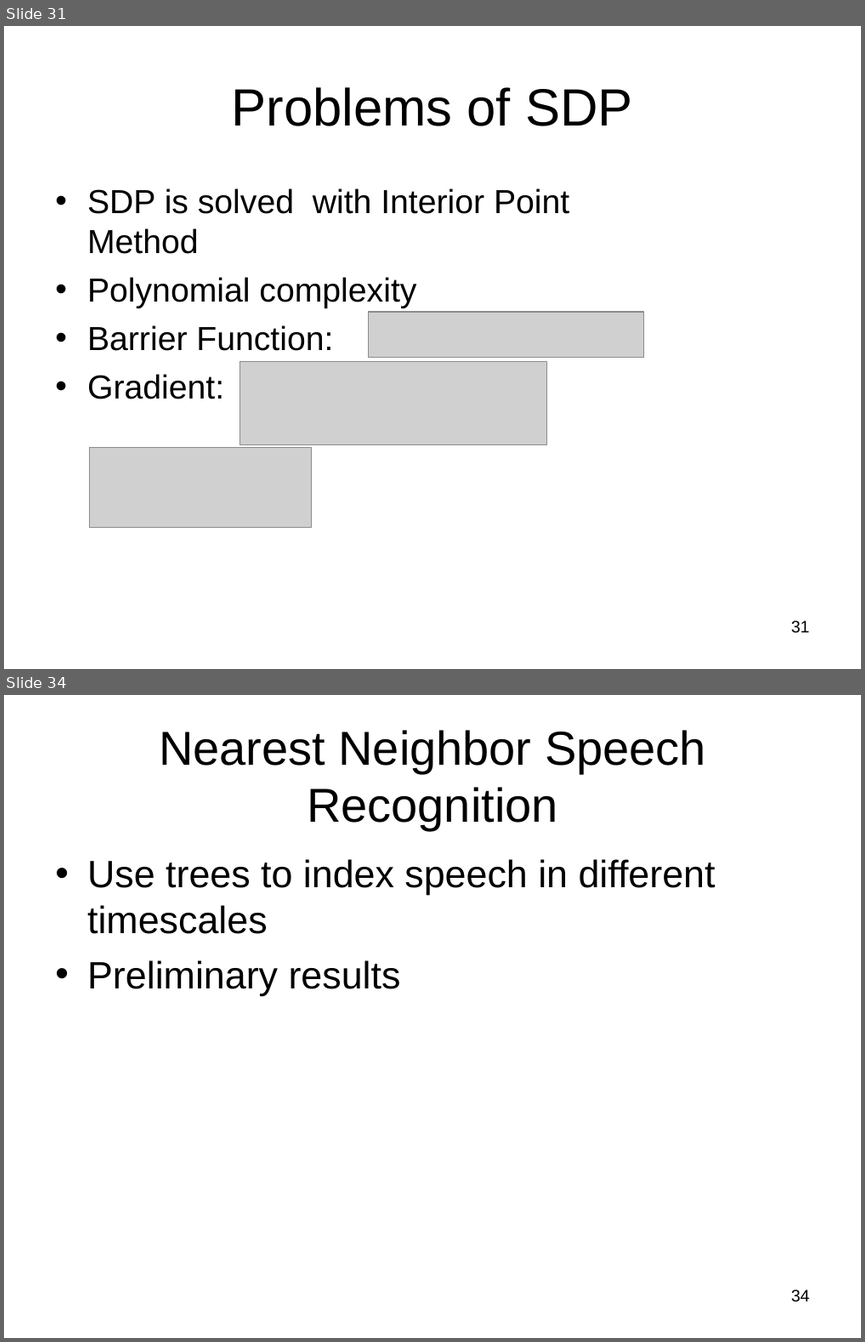
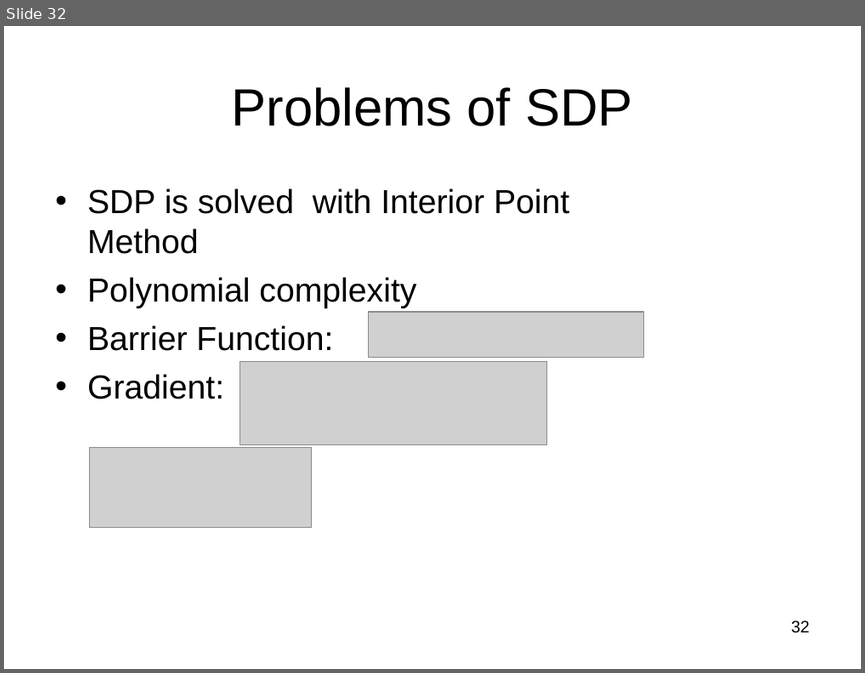
Before and after one commit to subailong/mlpack, a slide deck: fastlib/u/nvasil/docs/proposal/proposal.ppt. Shown one above the other, each under a label of ours: slides 31 and 34 before the commit, slide 32 after it; the slides between them are not shown. The pictures are 865x1342 and 865x673 pixels, drawn with LibreOffice and Linux fonts; fonts in the diff are those of the drawing; grey boxes stand for pictures. Boxes give left, top, right and bottom in pixels: in the first picture for what was removed or moved away, otherwise in the second. Text is boxed around its words. In the diff, an @@ line names an element or a change of style, - is before the commit and + after.

```diff
--- a/fastlib/u/nvasil/docs/proposal/proposal.ppt
+++ b/fastlib/u/nvasil/docs/proposal/proposal.ppt
@@ slide 34 removed at (4,695,861,1338), background #FFFFFF @@
@@ title removed at (159,730,706,830) @@
-Nearest Neighbor Speech Recognition
@@ text removed at (87,859,715,996) @@
-• Use trees to index speech in different timescales
-• Preliminary results
@@ page number removed at (791,1289,810,1302) @@
-34
@@ what was slide 31 is now slide 32 @@
@@ page number at (791,620,810,633): text changed @@
-31
+32
```
Also in this commit, not shown: 4 slides changed, 3 slides added, 2 other files.
